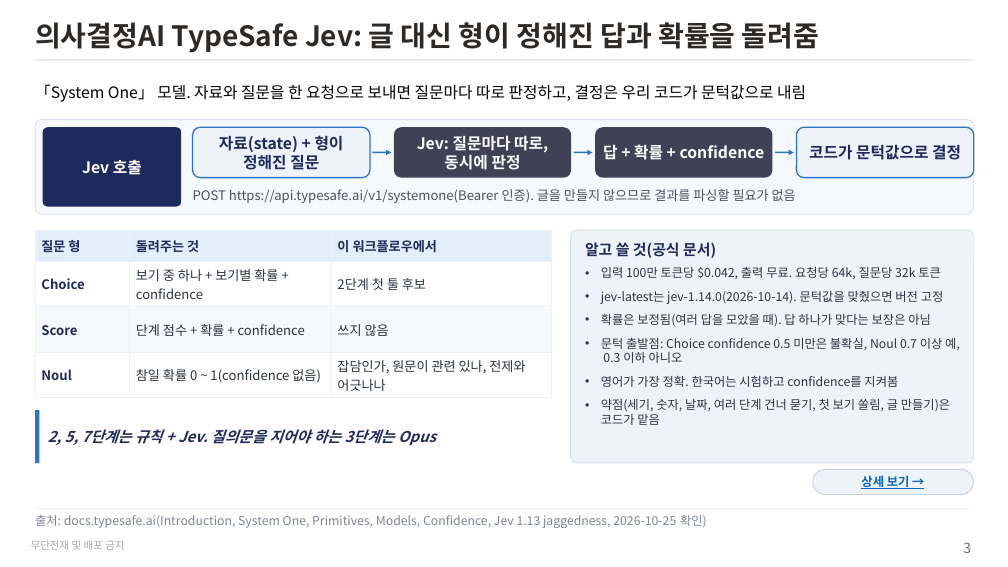
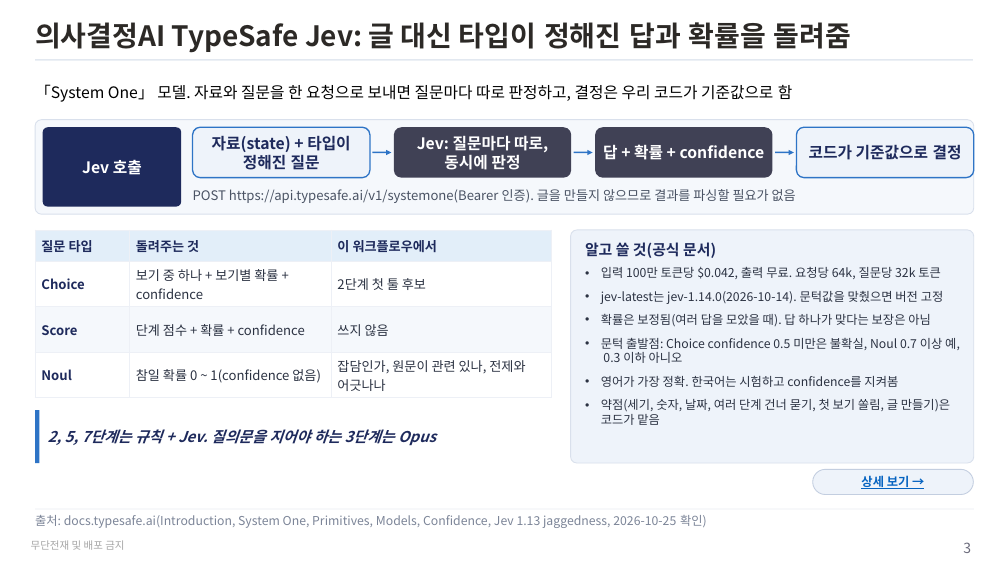
Before and after one commit to unicorn-campus/hybrid-ai, a slide deck: slide 3 of teacher/plan/graphrag-agentic-search.pptx. Drawn at 1008x567 pixels with LibreOffice and Linux fonts; fonts in the diff are those of the drawing. Boxes give left, top, right and bottom in pixels: in the first picture for what was removed or moved away, otherwise in the second. Text is boxed around its words. In the diff, an @@ line names an element or a change of style, - is before the commit and + after.

```diff
--- a/teacher/plan/graphrag-agentic-search.pptx
+++ b/teacher/plan/graphrag-agentic-search.pptx
@@ title at (x1=35, y1=22, x2=851, y2=53): text changed @@
-의사결정AI TypeSafe Jev: 글 대신 형이 정해진 답과 확률을 돌려줌
+의사결정AI TypeSafe Jev: 글 대신 타입이 정해진 답과 확률을 돌려줌
@@ text at (x1=35, y1=84, x2=792, y2=102): text changed @@
-「System One」 모델. 자료와 질문을 한 요청으로 보내면 질문마다 따로 판정하고, 결정은 우리 코드가 문턱값으로 내림
+「System One」 모델. 자료와 질문을 한 요청으로 보내면 질문마다 따로 판정하고, 결정은 우리 코드가 기준값으로 함
@@ text in rounded rectangle at (x1=212, y1=135, x2=350, y2=170): text changed @@
-자료(state) + 형이 정해진 질문
+자료(state) + 타입이 정해진 질문
@@ text in rounded rectangle at (x1=809, y1=144, x2=962, y2=160): text changed @@
-코드가 문턱값으로 결정
+코드가 기준값으로 결정
@@ table at (x1=35, y1=230, x2=552, y2=398) @@
-row 1, column 1: 질문 형
+row 1, column 1: 질문 타입
```
Also in this commit, not shown: 3 other slides changed, 37 other files.
